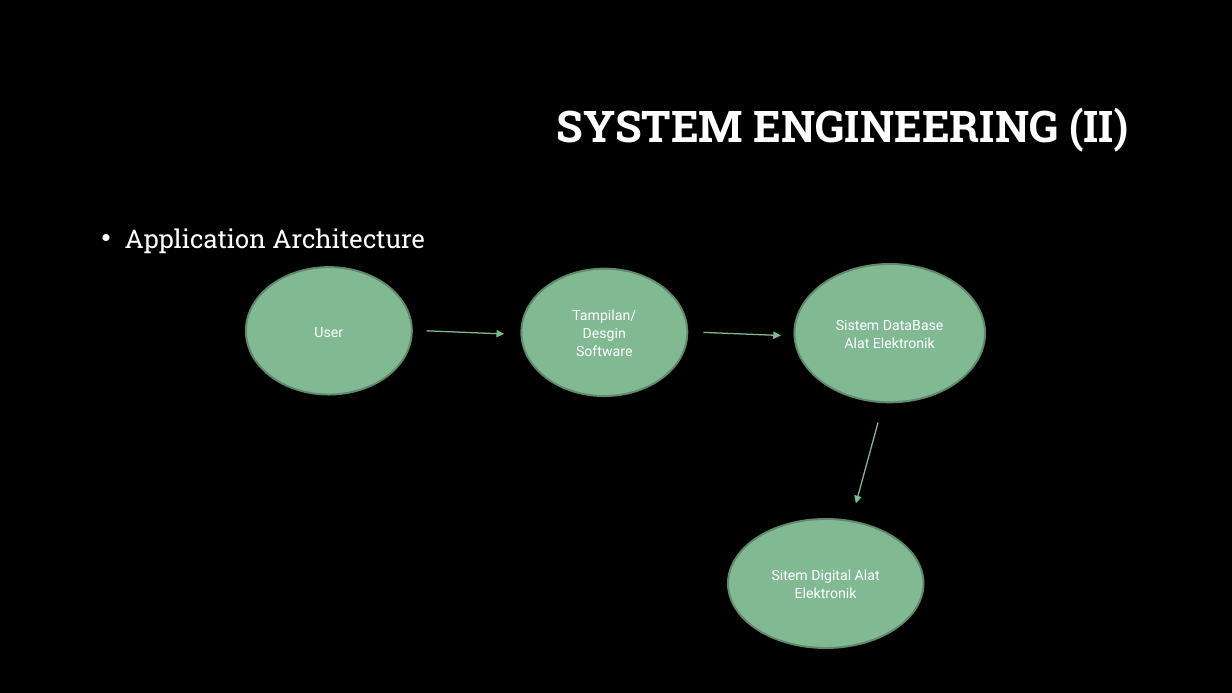
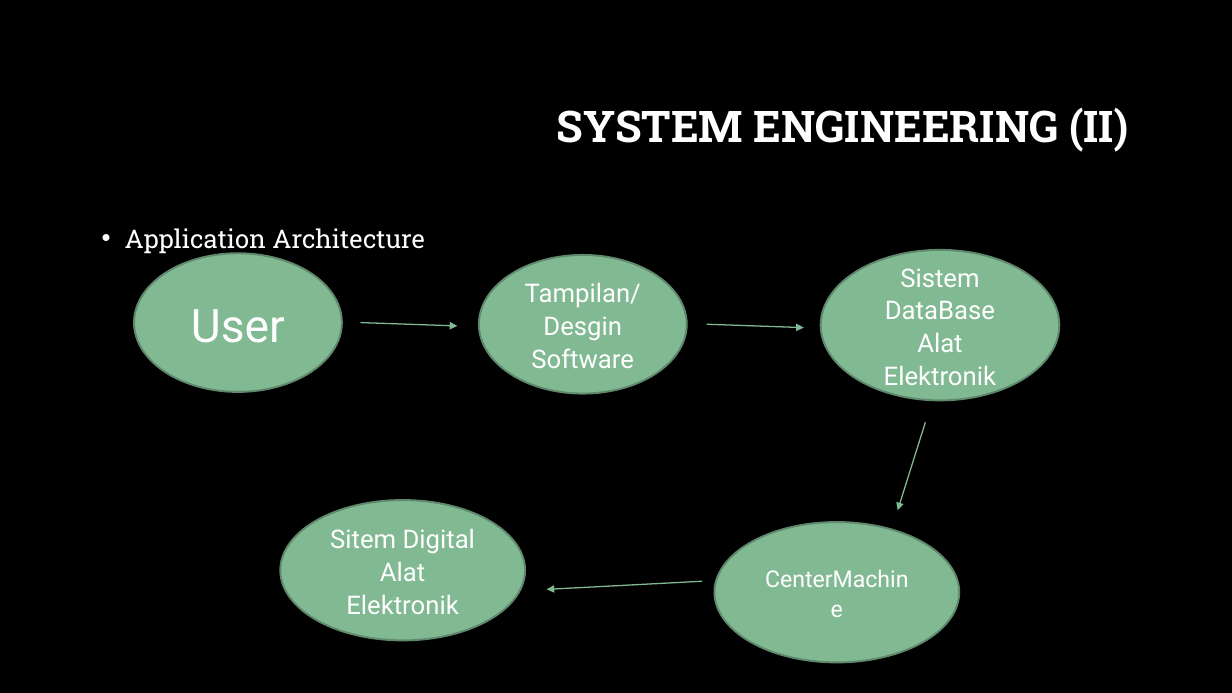
Before and after one commit to davidbezalel/test, a slide deck: slide 17 of bahanPresentasi.pptx (slide 16 before the commit). Drawn at 1232x693 pixels with LibreOffice and Linux fonts; fonts in the diff are those of the drawing; background and template pictures are left out. Boxes give left, top, right and bottom in pixels: in the first picture for what was removed or moved away, otherwise in the second. Text is boxed around its words. In the diff, an @@ line names an element or a change of style, - is before the commit and + after.

```diff
--- a/bahanPresentasi.pptx
+++ b/bahanPresentasi.pptx
@@ ellipse "User": place and size @@
-ellipse "User" at [246,267,412,395]
+ellipse "User" at [134,253,342,392]
@@ ellipse "User" at [134,253,342,392]: size 11 to 36 pt @@
@@ ellipse "Tampilan/ Desgin Software": place and size @@
-ellipse "Tampilan/ Desgin Software" at [521,269,688,396]
+ellipse "Tampilan/ Desgin Software" at [479,255,687,394]
@@ ellipse "Sistem DataBase Alat Elektronik": place and size @@
-ellipse "Sistem DataBase Alat Elektronik" at [795,264,985,403]
+ellipse "Sistem DataBase Alat Elektronik" at [821,250,1059,400]
@@ arrow moved from (427, 331) - (505, 334) to (360, 323) - (457, 326) @@
@@ arrow moved from (703, 333) - (781, 335) to (707, 324) - (804, 328) @@
@@ arrow moved from (878, 422) - (856, 504) to (926, 422) - (898, 510) @@
@@ size 11 to 20 pt in 3 elements at [479,255,687,394], [821,250,1059,400], [280,500,525,640] @@
@@ ellipse "Sitem Digital Alat Elektronik": place and size @@
-ellipse "Sitem Digital Alat Elektronik" at [728,519,924,649]
+ellipse "Sitem Digital Alat Elektronik" at [280,500,525,640]
@@ ellipse added at [714,522,959,663], fill #81B992, outline #5F896C 1.5 pt, 18 pt, text #FFFFFF @@
+CenterMachine
@@ arrow added from (702, 581) to (547, 590), #81B992 1 pt @@
```
Also in this commit, not shown: 9 other slides changed, 7 slides added.
